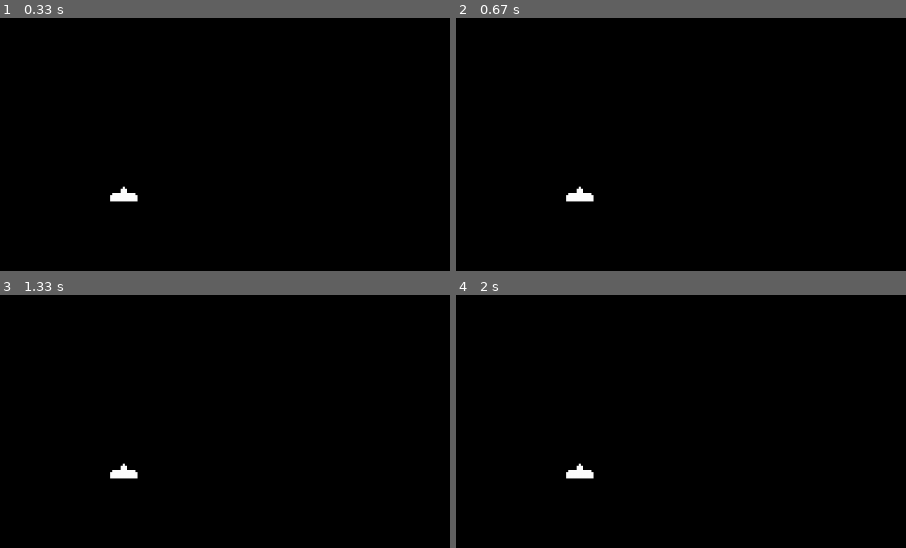
Above: before the commit, frames 1-4 (two rows, left to right).
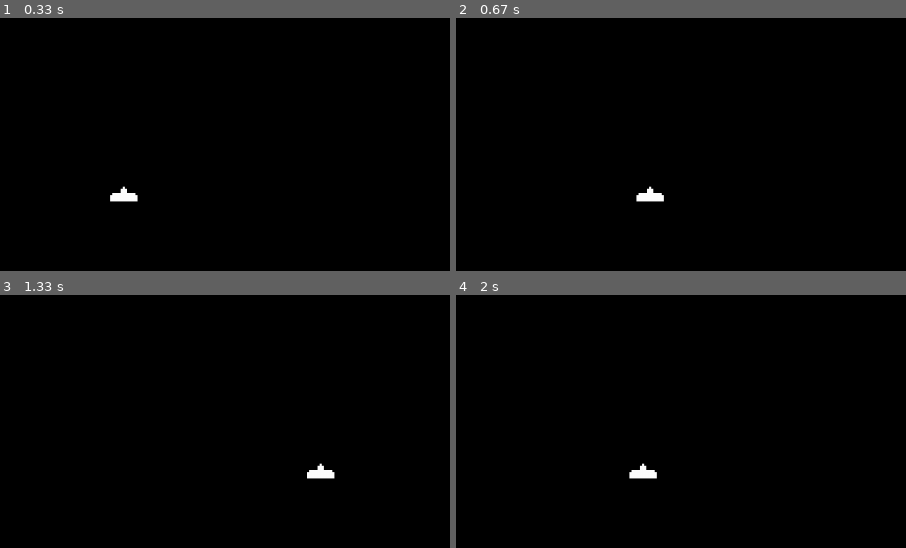
Above: after the commit, the same moments.

Repository: gunzblazincourier/space-invaders-pygame
Game: pygame game, started from spaceinvaders.py
Two runs of this game, one before a commit and one after it. Both use one fixed random seed, a clock stepped at 60 frames per second and the inputs below.
Inputs:
- Up to frame 1 (0.33 s): no input
- Up to frame 2 (0.67 s): hold Right from 0.33 s (still down)
- Up to frame 3 (1.33 s): release Right at 0.8 s; hold Right 0.83-1.3 s
- Up to frame 4 (2 s): hold Left 1.33-1.87 s; hold Left from 1.9 s (still down)
The pictures show only the part of the screen within x 38-88%, y 50-100%; the shares and areas given below are measured in that part.

Frame 1 is identical in both runs. In frame 2, 0.5% of the frame differs, in the area x 24-47%, y 66-73%; in frame 3, 0.5%, in the area x 24-75%, y 66-73%; in frame 4, 0.5%.

Commit message:
Allow sideways movement of player

Diff:
--- a/spaceinvaders.py
+++ b/spaceinvaders.py
@@ -8,14 +8,22 @@
 player = pygame.Surface((14, 7))
 player.blit(spritesheet, (0, 0), (2, 49, 14, 7))
 player = pygame.transform.scale_by(player, 3)
-screen.blit(player, (640, 600))
+player_pos = pygame.Vector2(640, 600)
 
 while running:
     for event in pygame.event.get():
         if event.type == pygame.QUIT:
             running = False
 
+    keys = pygame.key.get_pressed()
+    if keys[pygame.K_LEFT]:
+        player_pos.x -= 300 * dt
+    elif keys[pygame.K_RIGHT]:
+        player_pos.x += 300 * dt
+
+    screen.fill((0, 0, 0))
+    screen.blit(player, (player_pos.x, player_pos.y))
     pygame.display.flip()
-    clock.tick(60)
+    dt = clock.tick(60) / 1000
 
 pygame.quit()
